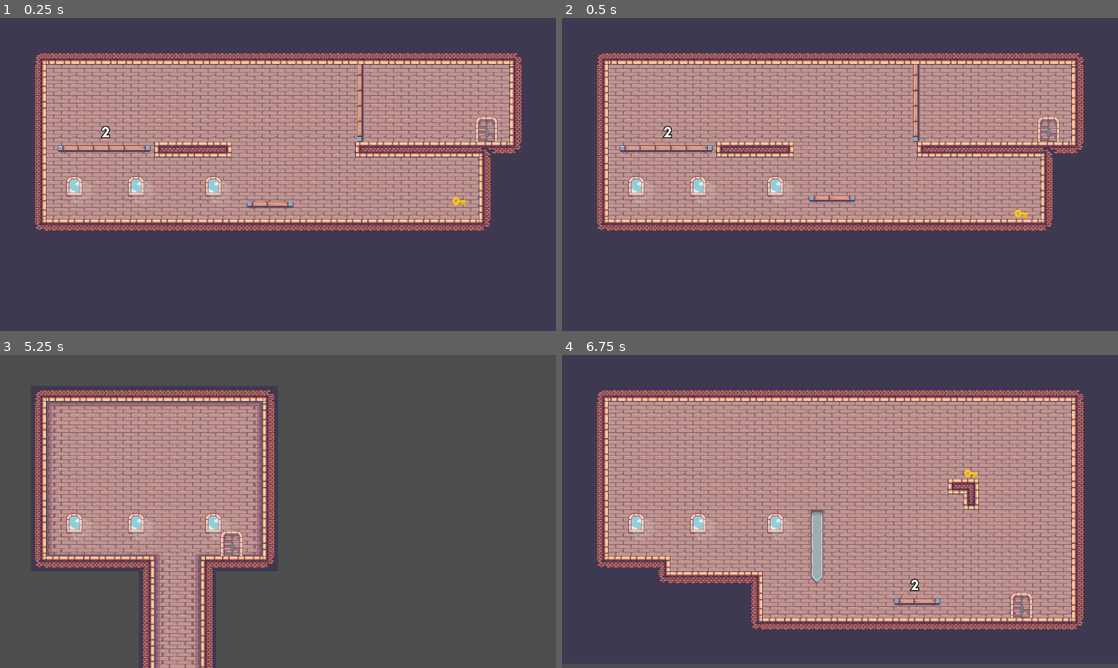
Above: before the commit, frames 1-4 (two rows, left to right).
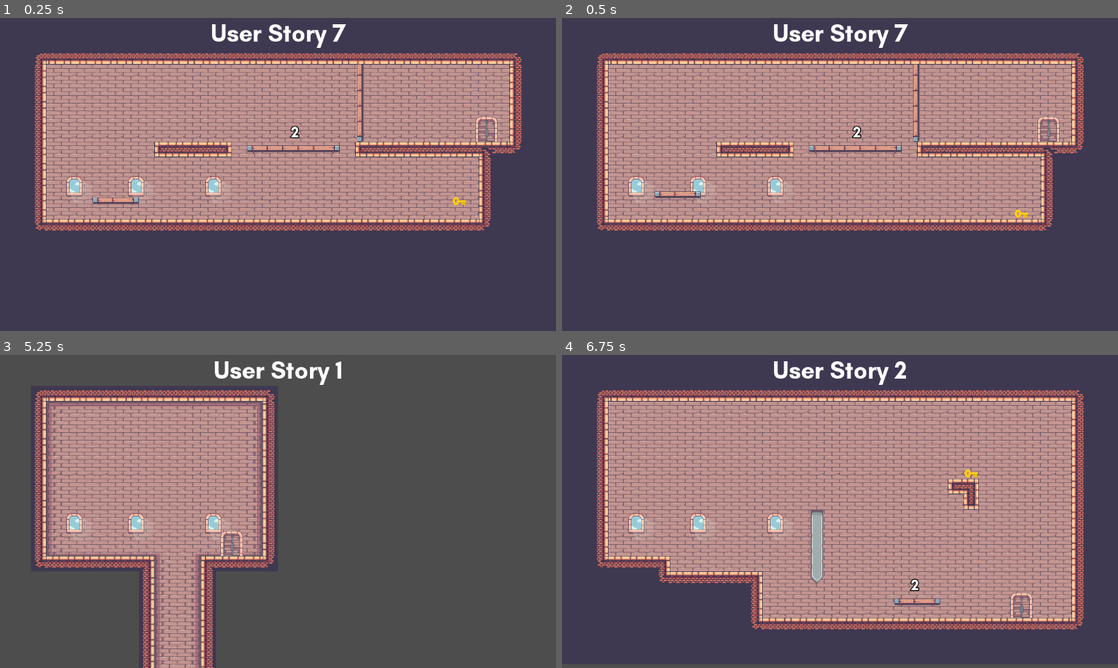
Above: after the commit, the same moments.

Repository: quimnuss/sompics
Game: Godot game, scene res://scenes/level_7.tscn
The game is run twice, just before and just after one commit, with the same random seed, the same clock (stepped at 60 frames per second) and the same inputs. The project has no main scene, so this scene is started directly.
Inputs (mouse positions are in pixels of both pictures, inside the frame that each line leads up to):
- Up to frame 1 (0.25 s): no input
- Up to frame 2 (0.5 s): no input
- Up to frame 3 (5.25 s): move the mouse to (400, 495) at 0.52 s; hold D (move_right) 0.53-2 s; tap E (drop) at 0.6, 5.1 s; click (400, 495) at 0.67 s; tap W (jump) at 0.77, 1.52 s; move the mouse to (166, 527) at 1.27 s; tap J (level_select) at 1.35 s; click (500, 530) at 2 s; click (500, 530) at 2.75 s; click (55, 530) at 3.5 s; move the mouse to (22, 473) at 4.27 s; hold A (move_left) 4.28-5.03 s; hold Q (switch_pic) 4.28-5.03 s; click (22, 473) at 4.42 s; move the mouse to (133, 473) at 5.02 s; hold D (move_right) from 5.03 s (still down); click (133, 473) at 5.17 s
- Up to frame 4 (6.75 s): tap W (jump) at 5.27, 6.02 s; tap Enter at 5.75 s; move the mouse to (1006, 558) at 5.77 s; hold J (level_select) 5.78-6.53 s; tap Space at 6.5 s; move the mouse to (751, 473) at 6.52 s; release D (move_right) at 6.53 s; hold A (move_left) from 6.53 s (still down); tap Q (switch_pic) at 6.6 s; click (751, 473) at 6.67 s

The runs differ from the first frame. In frame 1, 1.7% of the frame differs, in the area x 10-63%, y 2-61%; in frame 2, 1.7%, in the area x 10-63%, y 2-59%; in frame 3, 0.6%; in frame 4, 0.6%.

Commit message:
new: add level title, pic gravity only on air

Diff:
--- a/actors/pic.gd
+++ b/actors/pic.gd
@@ -79,8 +79,6 @@
     # Add the gravity.
     if not is_on_floor():
         velocity.y += gravity * delta
-    else:
-        velocity.y = gravity
 
     var just_jumped : bool = Input.is_action_just_pressed(self.jump)
     if just_jumped and is_on_floor():
--- a/scenes/level_0.tscn
+++ b/scenes/level_0.tscn
@@ -1,11 +1,14 @@
-[gd_scene load_steps=5 format=3 uid="uid://bqb6pvhgdc3rr"]
+[gd_scene load_steps=6 format=3 uid="uid://bqb6pvhgdc3rr"]
 
+[ext_resource type="PackedScene" uid="uid://82aeqqi2rddp" path="res://ui/ui.tscn" id="1_is141"]
 [ext_resource type="TileSet" uid="uid://c537katjoknov" path="res://world/level_tileset.tres" id="3_msb75"]
 [ext_resource type="PackedScene" uid="uid://31y11begqd5e" path="res://actors/door.tscn" id="4_bbioy"]
 [ext_resource type="Script" path="res://actors/player_spawner.gd" id="4_eqdal"]
 [ext_resource type="PackedScene" uid="uid://dlw6umpweb060" path="res://actors/key.tscn" id="5_7jwcg"]
 
 [node name="LevelTemplate" type="Node2D"]
+
+[node name="UI" parent="." instance=ExtResource("1_is141")]
 
 [node name="TileMap" type="TileMap" parent="."]
 tile_set = ExtResource("3_msb75")
--- a/scenes/level_1.tscn
+++ b/scenes/level_1.tscn
@@ -1,5 +1,6 @@
-[gd_scene load_steps=6 format=3 uid="uid://crwoi120lyg6h"]
+[gd_scene load_steps=7 format=3 uid="uid://crwoi120lyg6h"]
 
+[ext_resource type="PackedScene" uid="uid://82aeqqi2rddp" path="res://ui/ui.tscn" id="1_swaw2"]
 [ext_resource type="TileSet" uid="uid://c537katjoknov" path="res://world/level_tileset.tres" id="1_x7fib"]
 [ext_resource type="PackedScene" uid="uid://31y11begqd5e" path="res://actors/door.tscn" id="2_cgdok"]
 [ext_resource type="Script" path="res://actors/player_spawner.gd" id="4_3al1s"]
@@ -9,6 +10,8 @@
 size = Vector2(144, 42)
 
 [node name="MainLevel" type="Node2D"]
+
+[node name="UI" parent="." instance=ExtResource("1_swaw2")]
 
 [node name="TileMap" type="TileMap" parent="."]
 tile_set = ExtResource("1_x7fib")
--- a/scenes/level_2.tscn
+++ b/scenes/level_2.tscn
@@ -1,14 +1,17 @@
-[gd_scene load_steps=7 format=3 uid="uid://jjtgymn8mon0"]
+[gd_scene load_steps=8 format=3 uid="uid://jjtgymn8mon0"]
 
 [ext_resource type="TileSet" uid="uid://c537katjoknov" path="res://world/level_tileset.tres" id="1_4mt0h"]
 [ext_resource type="Script" path="res://scenes/level_2.gd" id="1_72a0w"]
 [ext_resource type="PackedScene" uid="uid://31y11begqd5e" path="res://actors/door.tscn" id="2_did2c"]
+[ext_resource type="PackedScene" uid="uid://82aeqqi2rddp" path="res://ui/ui.tscn" id="2_howyk"]
 [ext_resource type="PackedScene" uid="uid://dlw6umpweb060" path="res://actors/key.tscn" id="3_jlmd0"]
 [ext_resource type="Script" path="res://actors/player_spawner.gd" id="4_auvvl"]
 [ext_resource type="PackedScene" uid="uid://4x0l8tl5cstu" path="res://actors/weight_platform.tscn" id="5_o0ewb"]
 
 [node name="MainLevel" type="Node2D"]
 script = ExtResource("1_72a0w")
+
+[node name="UI" parent="." instance=ExtResource("2_howyk")]
 
 [node name="TileMap" type="TileMap" parent="."]
 tile_set = ExtResource("1_4mt0h")
--- a/scenes/level_3.tscn
+++ b/scenes/level_3.tscn
@@ -1,11 +1,14 @@
-[gd_scene load_steps=5 format=3 uid="uid://b0nmgi668x77y"]
+[gd_scene load_steps=6 format=3 uid="uid://b0nmgi668x77y"]
 
+[ext_resource type="PackedScene" uid="uid://82aeqqi2rddp" path="res://ui/ui.tscn" id="1_45ic1"]
 [ext_resource type="TileSet" uid="uid://c537katjoknov" path="res://world/level_tileset.tres" id="1_c7ss2"]
 [ext_resource type="PackedScene" uid="uid://31y11begqd5e" path="res://actors/door.tscn" id="2_vk1h4"]
 [ext_resource type="PackedScene" uid="uid://dlw6umpweb060" path="res://actors/key.tscn" id="3_ia61t"]
 [ext_resource type="Script" path="res://actors/player_spawner.gd" id="4_j3w2q"]
 
 [node name="MainLevel" type="Node2D"]
+
+[node name="UI" parent="." instance=ExtResource("1_45ic1")]
 
 [node name="TileMap" type="TileMap" parent="."]
 tile_set = ExtResource("1_c7ss2")
--- a/scenes/level_4.gd
+++ b/scenes/level_4.gd
@@ -1,16 +1,11 @@
 extends Node2D
 
 @onready var tile_map = $TileMap
-
-func _ready():
-    pass
-    #build_bridge()
 
 func build_bridge():
     tile_map.set_cells_terrain_connect(0, [Vector2i(23,17)], 0, 0)
     await get_tree().create_timer(1).timeout
     tile_map.set_cells_terrain_connect(0, [Vector2i(22,17)], 0, 0)
 
-
 func _on_button_button_pressed():
     build_bridge()
--- a/scenes/level_4.tscn
+++ b/scenes/level_4.tscn
@@ -1,7 +1,8 @@
-[gd_scene load_steps=9 format=3 uid="uid://c5k3ie1rdhst5"]
+[gd_scene load_steps=10 format=3 uid="uid://c5k3ie1rdhst5"]
 
 [ext_resource type="TileSet" uid="uid://c537katjoknov" path="res://world/level_tileset.tres" id="1_i2phw"]
 [ext_resource type="Script" path="res://scenes/level_4.gd" id="1_nru55"]
+[ext_resource type="PackedScene" uid="uid://82aeqqi2rddp" path="res://ui/ui.tscn" id="2_3klaw"]
 [ext_resource type="PackedScene" uid="uid://31y11begqd5e" path="res://actors/door.tscn" id="2_lgui0"]
 [ext_resource type="PackedScene" uid="uid://dlw6umpweb060" path="res://actors/key.tscn" id="3_aosym"]
 [ext_resource type="Script" path="res://actors/player_spawner.gd" id="4_qhwex"]
@@ -13,6 +14,8 @@
 
 [node name="MainLevel" type="Node2D"]
 script = ExtResource("1_nru55")
+
+[node name="UI" parent="." instance=ExtResource("2_3klaw")]
 
 [node name="TileMap" type="TileMap" parent="."]
 tile_set = ExtResource("1_i2phw")
--- a/scenes/level_5.tscn
+++ b/scenes/level_5.tscn
@@ -1,5 +1,6 @@
-[gd_scene load_steps=8 format=3 uid="uid://de3j22tq8nijs"]
+[gd_scene load_steps=9 format=3 uid="uid://de3j22tq8nijs"]
 
+[ext_resource type="PackedScene" uid="uid://82aeqqi2rddp" path="res://ui/ui.tscn" id="1_av4w6"]
 [ext_resource type="TileSet" uid="uid://c537katjoknov" path="res://world/level_tileset.tres" id="1_bs0p2"]
 [ext_resource type="PackedScene" uid="uid://31y11begqd5e" path="res://actors/door.tscn" id="2_2duou"]
 [ext_resource type="PackedScene" uid="uid://dlw6umpweb060" path="res://actors/key.tscn" id="3_jhclc"]
@@ -13,6 +14,8 @@
 size = Vector2(232, 229)
 
 [node name="MainLevel" type="Node2D"]
+
+[node name="UI" parent="." instance=ExtResource("1_av4w6")]
 
 [node name="TileMap" type="TileMap" parent="."]
 tile_set = ExtResource("1_bs0p2")
--- a/scenes/level_6.tscn
+++ b/scenes/level_6.tscn
@@ -1,7 +1,8 @@
-[gd_scene load_steps=11 format=3 uid="uid://bub5s3prpnqqi"]
+[gd_scene load_steps=12 format=3 uid="uid://bub5s3prpnqqi"]
 
 [ext_resource type="Script" path="res://scenes/level_4.gd" id="1_fs504"]
 [ext_resource type="TileSet" uid="uid://c537katjoknov" path="res://world/level_tileset.tres" id="2_c7hrd"]
+[ext_resource type="PackedScene" uid="uid://82aeqqi2rddp" path="res://ui/ui.tscn" id="2_xgbjk"]
 [ext_resource type="PackedScene" uid="uid://31y11begqd5e" path="res://actors/door.tscn" id="3_csnv2"]
 [ext_resource type="Script" path="res://actors/player_spawner.gd" id="5_83kbf"]
 [ext_resource type="Script" path="res://actors/weight_platform.gd" id="6_2mvgh"]
@@ -24,6 +25,8 @@
 
 [node name="MainLevel" type="Node2D"]
 script = ExtResource("1_fs504")
+
+[node name="UI" parent="." instance=ExtResource("2_xgbjk")]
 
 [node name="TileMap" type="TileMap" parent="."]
 tile_set = ExtResource("2_c7hrd")
--- a/scenes/level_7.tscn
+++ b/scenes/level_7.tscn
@@ -1,6 +1,7 @@
-[gd_scene load_steps=14 format=3 uid="uid://cxf38aj4k5ewl"]
+[gd_scene load_steps=15 format=3 uid="uid://cxf38aj4k5ewl"]
 
 [ext_resource type="Script" path="res://scenes/level_4.gd" id="1_p6j08"]
+[ext_resource type="PackedScene" uid="uid://82aeqqi2rddp" path="res://ui/ui.tscn" id="2_frhip"]
 [ext_resource type="TileSet" uid="uid://c537katjoknov" path="res://world/level_tileset.tres" id="2_iiy7s"]
 [ext_resource type="PackedScene" uid="uid://31y11begqd5e" path="res://actors/door.tscn" id="3_2deta"]
 [ext_resource type="Script" path="res://actors/player_spawner.gd" id="4_71ryk"]
@@ -36,6 +37,8 @@
 [node name="MainLevel" type="Node2D"]
 script = ExtResource("1_p6j08")
 
+[node name="UI" parent="." instance=ExtResource("2_frhip")]
+
 [node name="TileMap" type="TileMap" parent="."]
 tile_set = ExtResource("2_iiy7s")
 format = 2
@@ -65,7 +68,7 @@
 shape = SubResource("RectangleShape2D_l2dor")
 
 [node name="Node2D" type="Node2D" parent="."]
-position = Vector2(216, 264)
+position = Vector2(608, 264)
 
 [node name="WeightPlatform" type="Path2D" parent="Node2D"]
 curve = SubResource("Curve2D_h6c8s")
@@ -108,35 +111,35 @@
 position = Vector2(-32, -4)
 shape = SubResource("RectangleShape2D_cmo8k")
 
-[node name="PlatformOrigin" type="Node2D" parent="."]
-position = Vector2(544, 392)
+[node name="PlatformVertical" type="Node2D" parent="."]
+position = Vector2(224, 384)
 
-[node name="PathPlatform" type="Path2D" parent="PlatformOrigin"]
+[node name="PathPlatform" type="Path2D" parent="PlatformVertical"]
 curve = SubResource("Curve2D_mdhi4")
 script = ExtResource("7_pxnt8")
 
-[node name="PathFollow2D" type="PathFollow2D" parent="PlatformOrigin/PathPlatform"]
+[node name="PathFollow2D" type="PathFollow2D" parent="PlatformVertical/PathPlatform"]
 rotates = false
 loop = false
 
-[node name="TileMap" type="TileMap" parent="PlatformOrigin/PathPlatform/PathFollow2D"]
+[node name="TileMap" type="TileMap" parent="PlatformVertical/PathPlatform/PathFollow2D"]
 tile_set = ExtResource("2_iiy7s")
 format = 2
 layer_0/tile_data = PackedInt32Array(65535, 131074, 2, 0, 196610, 2, 1, 262146, 2)
 
-[node name="PlatformOrigin2" type="Node2D" parent="."]
+[node name="PlatformHorizontal" type="Node2D" parent="."]
 position = Vector2(752, 224)
 rotation = -1.5708
 
-[node name="PathPlatform" type="Path2D" parent="PlatformOrigin2"]
+[node name="PathPlatform" type="Path2D" parent="PlatformHorizontal"]
 curve = SubResource("Curve2D_t6oah")
 script = ExtResource("7_pxnt8")
 
-[node name="PathFollow2D" type="PathFollow2D" parent="PlatformOrigin2/PathPlatform"]
+[node name="PathFollow2D" type="PathFollow2D" parent="PlatformHorizontal/PathPlatform"]
 rotates = false
 loop = false
 
-[node name="TileMap" type="TileMap" parent="PlatformOrigin2/PathPlatform/PathFollow2D"]
+[node name="TileMap" type="TileMap" parent="PlatformHorizontal/PathPlatform/PathFollow2D"]
 tile_set = ExtResource("2_iiy7s")
 format = 2
 layer_0/tile_data = PackedInt32Array(65535, 131074, 2, 0, 196610, 2, 1, 196610, 2, 2, 196610, 2, 3, 196610, 2)
--- a/scenes/level_template.tscn
+++ b/scenes/level_template.tscn
@@ -1,11 +1,14 @@
-[gd_scene load_steps=5 format=3 uid="uid://c2mw4wbl33xl0"]
+[gd_scene load_steps=6 format=3 uid="uid://c2mw4wbl33xl0"]
 
+[ext_resource type="PackedScene" uid="uid://82aeqqi2rddp" path="res://ui/ui.tscn" id="1_cbxkk"]
 [ext_resource type="TileSet" uid="uid://c537katjoknov" path="res://world/level_tileset.tres" id="3_x7p0f"]
 [ext_resource type="Script" path="res://actors/player_spawner.gd" id="4_erc7x"]
 [ext_resource type="PackedScene" uid="uid://31y11begqd5e" path="res://actors/door.tscn" id="4_nhr2v"]
 [ext_resource type="PackedScene" uid="uid://dlw6umpweb060" path="res://actors/key.tscn" id="5_5at26"]
 
 [node name="LevelTemplate" type="Node2D"]
+
+[node name="UI" parent="." instance=ExtResource("1_cbxkk")]
 
 [node name="TileMap" type="TileMap" parent="."]
 tile_set = ExtResource("3_x7p0f")
--- a/scenes/playground.tscn
+++ b/scenes/playground.tscn
@@ -1,8 +1,9 @@
-[gd_scene load_steps=13 format=3 uid="uid://bifg0om83dt7j"]
+[gd_scene load_steps=14 format=3 uid="uid://bifg0om83dt7j"]
 
 [ext_resource type="Script" path="res://scenes/playground.gd" id="1_77m0m"]
 [ext_resource type="TileSet" uid="uid://c537katjoknov" path="res://world/level_tileset.tres" id="1_c81co"]
 [ext_resource type="PackedScene" uid="uid://31y11begqd5e" path="res://actors/door.tscn" id="2_518a5"]
+[ext_resource type="PackedScene" uid="uid://82aeqqi2rddp" path="res://ui/ui.tscn" id="2_sdlse"]
 [ext_resource type="PackedScene" uid="uid://dlw6umpweb060" path="res://actors/key.tscn" id="3_vaqfn"]
 [ext_resource type="Script" path="res://actors/player_spawner.gd" id="4_o5gmv"]
 [ext_resource type="PackedScene" uid="uid://cxpnihdumldpm" path="res://actors/button.tscn" id="5_cj3ad"]
@@ -17,6 +18,8 @@
 
 [node name="MainLevel" type="Node2D"]
 script = ExtResource("1_77m0m")
+
+[node name="UI" parent="." instance=ExtResource("2_sdlse")]
 
 [node name="TileMap" type="TileMap" parent="."]
 tile_set = ExtResource("1_c81co")
--- /dev/null
+++ b/ui/title.gd
@@ -0,0 +1,9 @@
+extends Label
+
+@export var level_name : int
+
+func _ready():
+    var fullpath : String = get_tree().current_scene.scene_file_path
+    var level : String = fullpath.right(7).left(2)
+    level_name = int(level)
+    self.text = 'User Story ' + str(level_name)
--- /dev/null
+++ b/ui/ui.tscn
@@ -0,0 +1,20 @@
+[gd_scene load_steps=2 format=3 uid="uid://82aeqqi2rddp"]
+
+[ext_resource type="Script" path="res://ui/title.gd" id="1_cscm0"]
+
+[node name="UI" type="CanvasLayer"]
+
+[node name="Label" type="Label" parent="."]
+anchors_preset = 5
+anchor_left = 0.5
+anchor_right = 0.5
+offset_left = -0.5
+offset_right = 0.5
+offset_bottom = 20.0
+grow_horizontal = 2
+size_flags_vertical = 0
+theme_override_font_sizes/font_size = 50
+text = "User Story 0"
+horizontal_alignment = 1
+vertical_alignment = 1
+script = ExtResource("1_cscm0")
